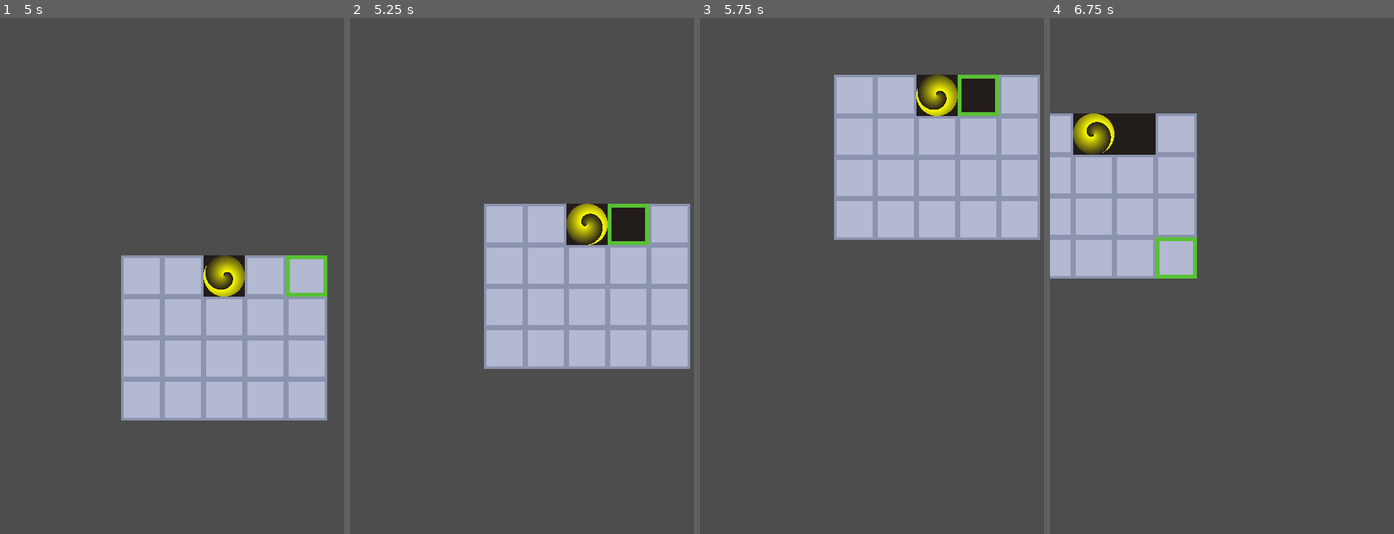
Above: before the commit, frames 1-4 (left to right).
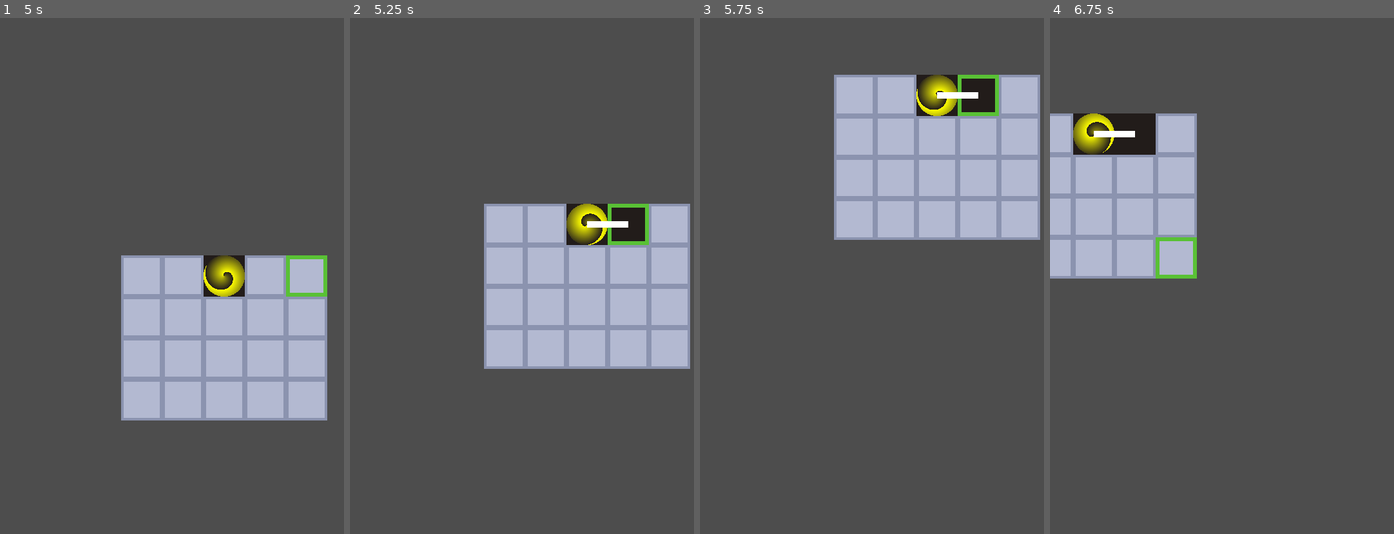
Above: after the commit, the same moments.

Repository: Iviv122/dig-fence
Game: Godot game, scene res://gameplay.tscn
Two runs of this game, one before a commit and one after it. Both use one fixed random seed, a clock stepped at 60 frames per second and the inputs below.
Inputs (mouse positions are in pixels of both pictures, inside the frame that each line leads up to):
- Up to frame 1 (5 s): tap Enter at 0.5 s; move the mouse to (outside the picture) at 0.52 s; press the mouse at (outside the picture) at 0.53 s; hold D (right) 0.53-1.28 s; move the mouse to (154, 301) at 1.27 s; release the mouse at (154, 301) at 1.28 s; hold S (down) 1.28-2.03 s; tap Mouse wheel up (zoomin) at 1.35 s; move the mouse to (309, 162) at 2.02 s; hold D (right) 2.03-2.78 s; hold Mouse wheel down (zoomout) 2.03-2.78 s; move the mouse to (230, 379) at 2.77 s; hold Up (up) 2.78-3.53 s; click (230, 379) at 2.85 s; tap Space at 3.5 s; move the mouse to (outside the picture) at 3.52 s; hold Mouse wheel up (zoomin) 3.53-4.28 s; hold A (left) from 3.53 s (still down); move the mouse to (103, 198) at 4.27 s; tap Mouse wheel down (zoomout) at 4.35 s
- Up to frame 2 (5.25 s): move the mouse to (632, 276) at 5.02 s; release A (left) at 5.03 s; press the mouse at (632, 276) at 5.03 s; hold S (down) from 5.03 s (still down)
- Up to frame 3 (5.75 s): keep holding S (down)
- Up to frame 4 (6.75 s): move the mouse to (1228, 147) at 5.77 s; release S (down) at 5.78 s; release the mouse at (1228, 147) at 5.78 s; hold D (right) 5.78-6.53 s; tap Mouse wheel up (zoomin) at 5.85 s; move the mouse to (outside the picture) at 6.52 s; hold Up (up) from 6.53 s (still down); hold Mouse wheel down (zoomout) from 6.53 s (still down)

Frame 1 is identical in both runs. In frame 2, 0.1% of the frame differs, in the area x 68-81%, y 39-41%; in frame 3, 0.1%; in frame 4, 0.1%.

Commit message:
path line building

Diff:
--- a/gameplay.tscn
+++ b/gameplay.tscn
@@ -15,7 +15,7 @@
 metadata/_custom_type_script = "uid://bvf884qvmlsuh"
 
 [node name="Line2D" type="Line2D" parent="Field"]
-points = PackedVector2Array(0, 0)
+z_index = 1
 
 [node name="camera" type="Camera2D" parent="."]
 offset = Vector2(160, 0)
